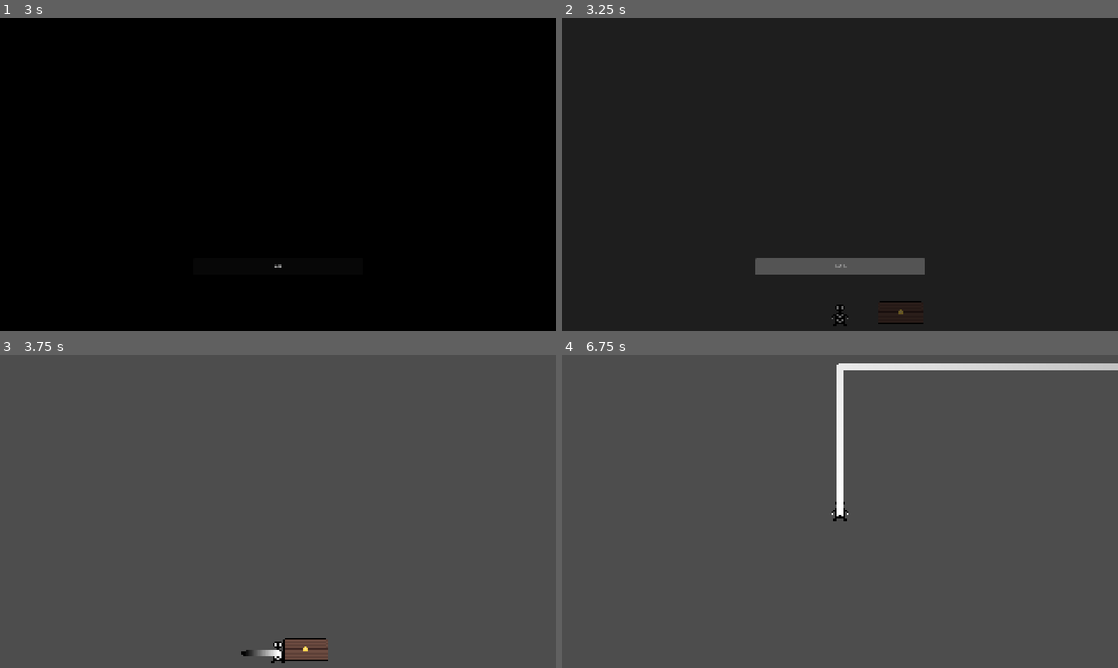
Above: before the commit, frames 1-4 (two rows, left to right).
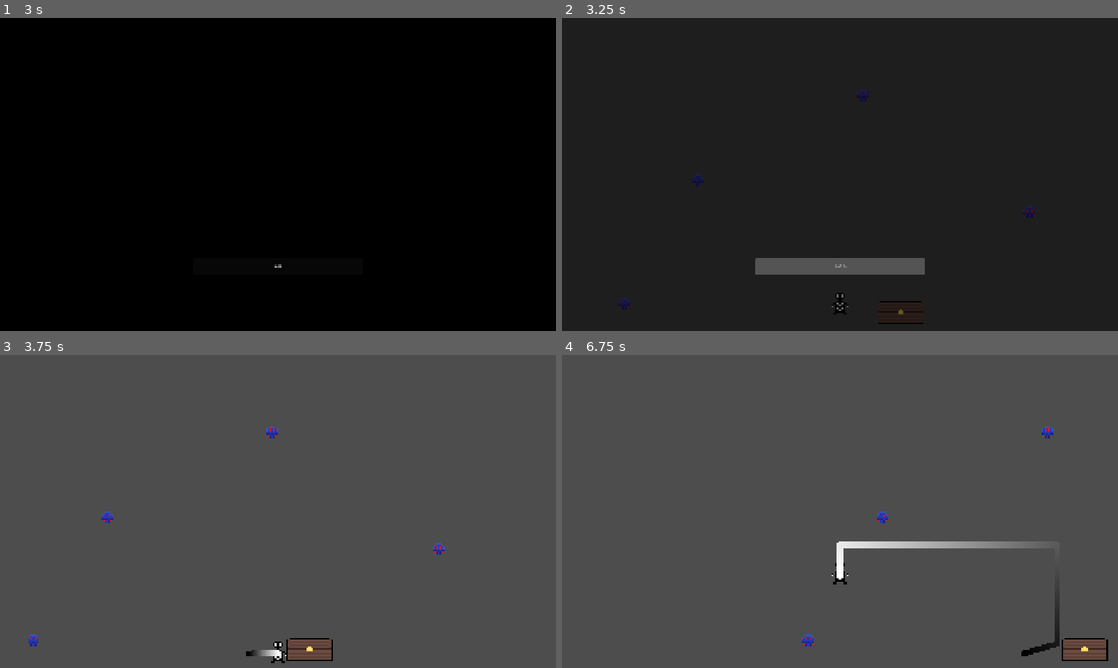
Above: after the commit, the same moments.

Repository: PlastusMaximus/LudumDare58
Game: Godot game, scene res://scenes/ui/menus/main_menu.tscn
Same seed, same stepped clock (60 frames per second), same inputs: the game is played once before the commit and once after it.
Inputs (mouse positions are in pixels of both pictures, inside the frame that each line leads up to):
- Up to frame 1 (3 s): click "Continue" at 0.5 s; click "Continue" at 1.25 s; move the mouse to (400, 158) at 2.02 s; hold S (walk_right) 2.03-2.78 s; hold H (interact) 2.03-2.78 s; move the mouse to (166, 190) at 2.77 s; hold R (walk_down) from 2.78 s (still down); tap H (interact) at 2.85 s
- Up to frame 2 (3.25 s): keep holding R (walk_down)
- Up to frame 3 (3.75 s): move the mouse to (333, 442) at 3.52 s; release R (walk_down) at 3.53 s; hold S (walk_right) from 3.53 s (still down); hold H (interact) from 3.53 s (still down)
- Up to frame 4 (6.75 s): tap Enter at 4.25 s; move the mouse to (812, 574) at 4.27 s; release S (walk_right) at 4.28 s; release H (interact) at 4.28 s; hold L (walk_up) 4.28-5.03 s; tap H (interact) at 4.35, 5.85 s; tap Space at 5 s; move the mouse to (1006, 558) at 5.02 s; hold H (interact) 5.03-5.78 s; hold N (walk_left) 5.03-6.53 s; move the mouse to (673, 464) at 5.77 s; move the mouse to (867, 511) at 6.52 s; hold R (walk_down) from 6.53 s (still down); hold H (interact) from 6.53 s (still down)

Frame 1 is identical in both runs. In frame 2, 0.4% of the frame differs, in the area x 10-85%, y 22-99%; in frame 3, 0.4%; in frame 4, 3.6%, in the area x 43-100%, y 2-98%.

Commit message:
Added Consumption Area functionality

Diff:
--- /dev/null
+++ b/enemy.gd
@@ -0,0 +1,37 @@
+class_name Enemy extends CharacterBody2D
+
+@export var speed: int = 15
+@export var collection_speed: int = 150
+@export var is_collected: bool = false
+
+@onready var navigation_agent_2d: NavigationAgent2D = $NavigationAgent2D
+var pipe: Pipe
+
+func _ready() -> void:
+	pipe = get_tree().get_first_node_in_group("Pipe")
+
+func _process(_delta: float) -> void:
+	if pipe.collecting and is_collected:
+		navigation_agent_2d.target_position = pipe.global_position
+
+func _physics_process(_delta: float) -> void:
+	if pipe.collecting and is_collected:
+		var next_position = navigation_agent_2d.get_next_path_position()
+
+		var direction = global_position.direction_to(next_position)
+
+		if direction:
+			velocity.x = direction.x * collection_speed
+			velocity.y = direction.y * collection_speed
+		else:
+			velocity.x = move_toward(velocity.x, 0, collection_speed)
+			velocity.y = move_toward(velocity.y, 0, collection_speed)
+
+		_look_at_target(direction)
+
+		move_and_slide()
+
+func _look_at_target(adjusted_direction: Vector2) -> void:
+	adjusted_direction.y = 0
+	if global_position + adjusted_direction != global_position:
+		look_at(global_position + adjusted_direction)
--- /dev/null
+++ b/scenes/enemy.tscn
@@ -0,0 +1,31 @@
+[gd_scene load_steps=5 format=3 uid="uid://ly3n4ywnpm82"]
+
+[ext_resource type="Script" uid="uid://cmlg4sfvv8gv3" path="res://enemy.gd" id="1_md0e3"]
+[ext_resource type="Texture2D" uid="uid://dfcknlo05p23p" path="res://assets/visual/enemy.png" id="2_4ra3w"]
+
+[sub_resource type="SpriteFrames" id="SpriteFrames_5uy6h"]
+animations = [{
+"frames": [{
+"duration": 1.0,
+"texture": ExtResource("2_4ra3w")
+}],
+"loop": true,
+"name": &"default",
+"speed": 5.0
+}]
+
+[sub_resource type="CircleShape2D" id="CircleShape2D_md0e3"]
+radius = 4.0
+
+[node name="Enemy" type="CharacterBody2D"]
+collision_layer = 3
+collision_mask = 3
+script = ExtResource("1_md0e3")
+
+[node name="AnimatedSprite" type="AnimatedSprite2D" parent="."]
+sprite_frames = SubResource("SpriteFrames_5uy6h")
+
+[node name="CollisionShape" type="CollisionShape2D" parent="."]
+shape = SubResource("CircleShape2D_md0e3")
+
+[node name="NavigationAgent2D" type="NavigationAgent2D" parent="."]
--- a/scenes/level.tscn
+++ b/scenes/level.tscn
@@ -1,8 +1,18 @@
-[gd_scene load_steps=4 format=3 uid="uid://ccyn2jakodxhi"]
+[gd_scene load_steps=7 format=3 uid="uid://ccyn2jakodxhi"]
 
 [ext_resource type="PackedScene" uid="uid://dlukhtdc5xlsr" path="res://scenes/player.tscn" id="1_w7c3h"]
 [ext_resource type="Script" uid="uid://cmksndmgxqlw8" path="res://scripts/level.gd" id="1_w8frs"]
-[ext_resource type="PackedScene" uid="uid://cauuyn3ddtg0p" path="res://scenes/chest.tscn" id="2_w8frs"]
+[ext_resource type="PackedScene" uid="uid://cauuyn3ddtg0p" path="res://scenes/pipe.tscn" id="2_w8frs"]
+[ext_resource type="PackedScene" uid="uid://ly3n4ywnpm82" path="res://scenes/enemy.tscn" id="4_mx8sn"]
+
+[sub_resource type="GDScript" id="GDScript_w8frs"]
+script/source = "class_name ConsumptionScan extends Area2D
+"
+
+[sub_resource type="NavigationPolygon" id="NavigationPolygon_mx8sn"]
+vertices = PackedVector2Array(1918, 1.9765625, 1918, 1078, 1.9765625, 1078, 0.0078125, 0.0078125)
+polygons = Array[PackedInt32Array]([PackedInt32Array(0, 1, 2, 3)])
+outlines = Array[PackedVector2Array]([PackedVector2Array(-10, -10, 1928, -8, 1928, 1088, -8, 1088)])
 
 [node name="Level" type="Node2D"]
 script = ExtResource("1_w8frs")
@@ -24,3 +34,30 @@
 polygon = PackedVector2Array(0, 17, 0, 0, 1920, 0, 1920, 1080, 0, 1080, 0, 18, 2, 18, 2, 1078, 1918, 1078, 1918, 2, 2, 2, 2, 17)
 
 [node name="ConsumptionScan" type="Area2D" parent="."]
+script = SubResource("GDScript_w8frs")
+
+[node name="CollectionArea" type="NavigationRegion2D" parent="."]
+navigation_polygon = SubResource("NavigationPolygon_mx8sn")
+
+[node name="Enemy" parent="." instance=ExtResource("4_mx8sn")]
+position = Vector2(947, 917)
+
+[node name="Enemy2" parent="." instance=ExtResource("4_mx8sn")]
+position = Vector2(1062, 998)
+
+[node name="Enemy3" parent="." instance=ExtResource("4_mx8sn")]
+position = Vector2(833, 976)
+
+[node name="Enemy4" parent="." instance=ExtResource("4_mx8sn")]
+position = Vector2(782, 1061)
+
+[node name="Enemy5" parent="." instance=ExtResource("4_mx8sn")]
+position = Vector2(1137, 852)
+
+[node name="Enemy6" parent="." instance=ExtResource("4_mx8sn")]
+position = Vector2(867, 804)
+
+[node name="Enemy7" parent="." instance=ExtResource("4_mx8sn")]
+position = Vector2(1309, 936)
+
+[connection signal="body_entered" from="ConsumptionScan" to="." method="_on_consumption_scan_body_entered"]
--- a/scenes/chest.tscn
+++ b/scenes/pipe.tscn
@@ -1,5 +1,6 @@
-[gd_scene load_steps=4 format=3 uid="uid://cauuyn3ddtg0p"]
+[gd_scene load_steps=6 format=3 uid="uid://cauuyn3ddtg0p"]
 
+[ext_resource type="Script" uid="uid://dwe7nhmsagqcm" path="res://scripts/pipe.gd" id="1_arpqm"]
 [ext_resource type="Texture2D" uid="uid://e3f2x1imeyyy" path="res://assets/visual/chest.png" id="1_oii8l"]
 
 [sub_resource type="SpriteFrames" id="SpriteFrames_w8frs"]
@@ -16,7 +17,11 @@
 [sub_resource type="RectangleShape2D" id="RectangleShape2D_w7c3h"]
 size = Vector2(30, 15)
 
-[node name="Chest" type="StaticBody2D" groups=["Chest"]]
+[sub_resource type="CircleShape2D" id="CircleShape2D_arpqm"]
+radius = 32.003906
+
+[node name="Pipe" type="StaticBody2D" groups=["Pipe"]]
+script = ExtResource("1_arpqm")
 
 [node name="AnimatedSprite2D" type="AnimatedSprite2D" parent="."]
 sprite_frames = SubResource("SpriteFrames_w8frs")
@@ -24,3 +29,11 @@
 [node name="CollisionShape2D" type="CollisionShape2D" parent="."]
 position = Vector2(0, 0.5)
 shape = SubResource("RectangleShape2D_w7c3h")
+
+[node name="Area" type="Area2D" parent="."]
+
+[node name="CollisionShape2D" type="CollisionShape2D" parent="Area"]
+position = Vector2(0, 0.5)
+shape = SubResource("CircleShape2D_arpqm")
+
+[connection signal="body_entered" from="Area" to="." method="_on_area_body_entered"]
--- a/scenes/line.tscn
+++ b/scenes/rope.tscn
@@ -1,6 +1,6 @@
 [gd_scene load_steps=4 format=3 uid="uid://dpy6htfcsxbiu"]
 
-[ext_resource type="Script" uid="uid://e6dkmc8ehio2" path="res://scripts/line.gd" id="1_pdjlr"]
+[ext_resource type="Script" uid="uid://e6dkmc8ehio2" path="res://scripts/rope.gd" id="1_icxtj"]
 
 [sub_resource type="Curve" id="Curve_pdjlr"]
 _data = [Vector2(0, 0.4044944), 0.0, 0.0, 0, 0, Vector2(1, 0.50561804), 0.30149817, 0.0, 0, 0]
@@ -8,11 +8,15 @@
 
 [sub_resource type="Gradient" id="Gradient_ce3t5"]
 
-[node name="Line" type="Line2D"]
+[node name="Rope" type="Line2D" groups=["Rope"]]
 width_curve = SubResource("Curve_pdjlr")
 default_color = Color(0, 0, 0, 1)
 gradient = SubResource("Gradient_ce3t5")
 joint_mode = 2
 begin_cap_mode = 2
 end_cap_mode = 2
-script = ExtResource("1_pdjlr")
+script = ExtResource("1_icxtj")
+
+[node name="RopeBody" type="StaticBody2D" parent="."]
+collision_layer = 2
+collision_mask = 3
--- a/scripts/level.gd
+++ b/scripts/level.gd
@@ -1,4 +1,33 @@
-extends Node2D
+class_name Level extends Node2D
 
+signal consumption_area_added(polygon: CollisionPolygon2D)
 
 @onready var consumption_scan: Area2D = $ConsumptionScan
+@onready var collection_area: NavigationRegion2D = $CollectionArea
+
+var player: Player
+var pipe: Pipe
+
+func _ready() -> void:
+	player = get_tree().get_first_node_in_group("Player")
+	pipe =  get_tree().get_first_node_in_group("Pipe")
+
+	consumption_area_added.connect(_on_consumption_area_added)
+
+func _on_consumption_area_added(polygon: CollisionPolygon2D) -> void:
+	#var navigation_polygon: NavigationPolygon = NavigationPolygon.new()
+	#var correct_polygon_array: PackedInt32Array = polygon.polygon.to_byte_array().to_int32_array()
+	#navigation_polygon.add_polygon(correct_polygon_array)
+	#collection_area.navigation_polygon = navigation_polygon
+	#collection_area.bake_navigation_polygon()
+	consumption_scan.add_child(polygon)
+
+func _on_consumption_scan_body_entered(body: Node2D) -> void:
+	if body is Pipe:
+		body.start_collecting()
+		await get_tree().create_timer(5).timeout
+		body.stop_collecting()
+		consumption_scan.remove_child(consumption_scan.get_child(0))
+		get_tree().get_first_node_in_group("Rope").queue_free()
+	if body is Enemy:
+		body.is_collected = true
--- a/scripts/line.gd
+++ /dev/null
@@ -1 +0,0 @@
-extends Line2D
--- /dev/null
+++ b/scripts/pipe.gd
@@ -0,0 +1,13 @@
+class_name Pipe extends StaticBody2D
+
+var collecting: bool = false
+
+func start_collecting() -> void:
+	collecting = true
+
+func stop_collecting() -> void:
+	collecting = false
+
+func _on_area_body_entered(body: Node2D) -> void:
+	if body is Enemy:
+		body.queue_free()
--- a/scripts/player.gd
+++ b/scripts/player.gd
@@ -1,17 +1,17 @@
 class_name Player extends CharacterBody2D
 
-const LINE = preload("uid://dpy6htfcsxbiu")
+const ROPE: PackedScene = preload("uid://dpy6htfcsxbiu")
 
 
 ##The moving speed of the player
-@export var speed: int = 500
+@export var speed: int = 100
 
 @onready var animated_sprite: AnimatedSprite2D = $AnimatedSprite
 @onready var collision_shape: CollisionShape2D = $CollisionShape
 @onready var interaction_ray_cast: RayCast2D = $InteractionRayCast
 
 var camera: Camera2D
-var current_line: Line2D
+var current_rope: Rope
 
 func _ready() -> void:
 	camera = get_tree().get_first_node_in_group("Camera")
@@ -23,10 +23,9 @@
 		velocity = Vector2.ZERO
 		animated_sprite.play("idle")
 
-	if current_line != null:
-		var points: PackedVector2Array = current_line.points
-		print(points)
-		current_line.set_point_position(points.size()-1, global_position)
+	if current_rope != null:
+		var points: PackedVector2Array = current_rope.points
+		current_rope.set_point_position(points.size()-1, global_position)
 
 ##Applies player movement for a given input and returns "true" afterwards.
 ##Returns false if no movement has been applied.
@@ -56,21 +55,13 @@
 func _input(event: InputEvent) -> void:
 	if event.is_action_pressed("interact"):
 		var interactor: Node = interaction_ray_cast.get_collider()
-		if current_line == null:
+		if current_rope == null:
 			if get_tree().get_nodes_in_group("Border").has(interactor):
-				current_line = LINE.instantiate()
-				get_parent().add_child(current_line)
-				print(current_line)
-				current_line.add_point(global_position)
-				current_line.add_point(global_position)
+				current_rope = ROPE.instantiate()
+				get_parent().add_child(current_rope)
+				current_rope.start_rope_at_border(global_position)
 		else:
+			current_rope.add_knot_to_rope(global_position)
 			if get_tree().get_nodes_in_group("Border").has(interactor):
-				current_line.add_point(global_position)
-				var polygon: CollisionPolygon2D = CollisionPolygon2D.new()
-				current_line.closed = true
-				polygon.polygon = current_line.points
-				var body: StaticBody2D = StaticBody2D.new()
-				body.add_child(polygon)
-				get_parent().add_child(body)
-			else:
-				current_line.add_point(global_position)
+				current_rope.done.emit()
+				current_rope = null
--- /dev/null
+++ b/scripts/rope.gd
@@ -0,0 +1,38 @@
+class_name Rope extends Line2D
+
+signal done()
+
+@onready var rope_body: StaticBody2D = $RopeBody
+
+var level: Level
+
+func _ready() -> void:
+	level = get_parent()
+	done.connect(_on_done)
+
+
+func start_rope_at_border(border_position: Vector2) -> void:
+	add_point(border_position)
+	add_point(border_position)
+
+func add_knot_to_rope(knot_position: Vector2) -> void:
+	var last_knot: Vector2 = points.get(points.size()-2)
+	print(points)
+	add_point(knot_position)
+	print(points)
+
+	var rope_collision = SegmentShape2D.new()
+	rope_collision.a = knot_position
+	rope_collision.b = last_knot
+
+	var fixated_knot_collision_shape = CollisionShape2D.new()
+	fixated_knot_collision_shape.shape = rope_collision
+
+	rope_body.add_child(fixated_knot_collision_shape)
+
+
+func _on_done() -> void:
+	closed = true
+	var polygon: CollisionPolygon2D = CollisionPolygon2D.new()
+	polygon.polygon = points
+	level.consumption_area_added.emit(polygon)
Not shown, added: enemy.gd.uid
Not shown, added: scripts/pipe.gd.uid
Renamed: scripts/line.gd.uid -> scripts/rope.gd.uid
